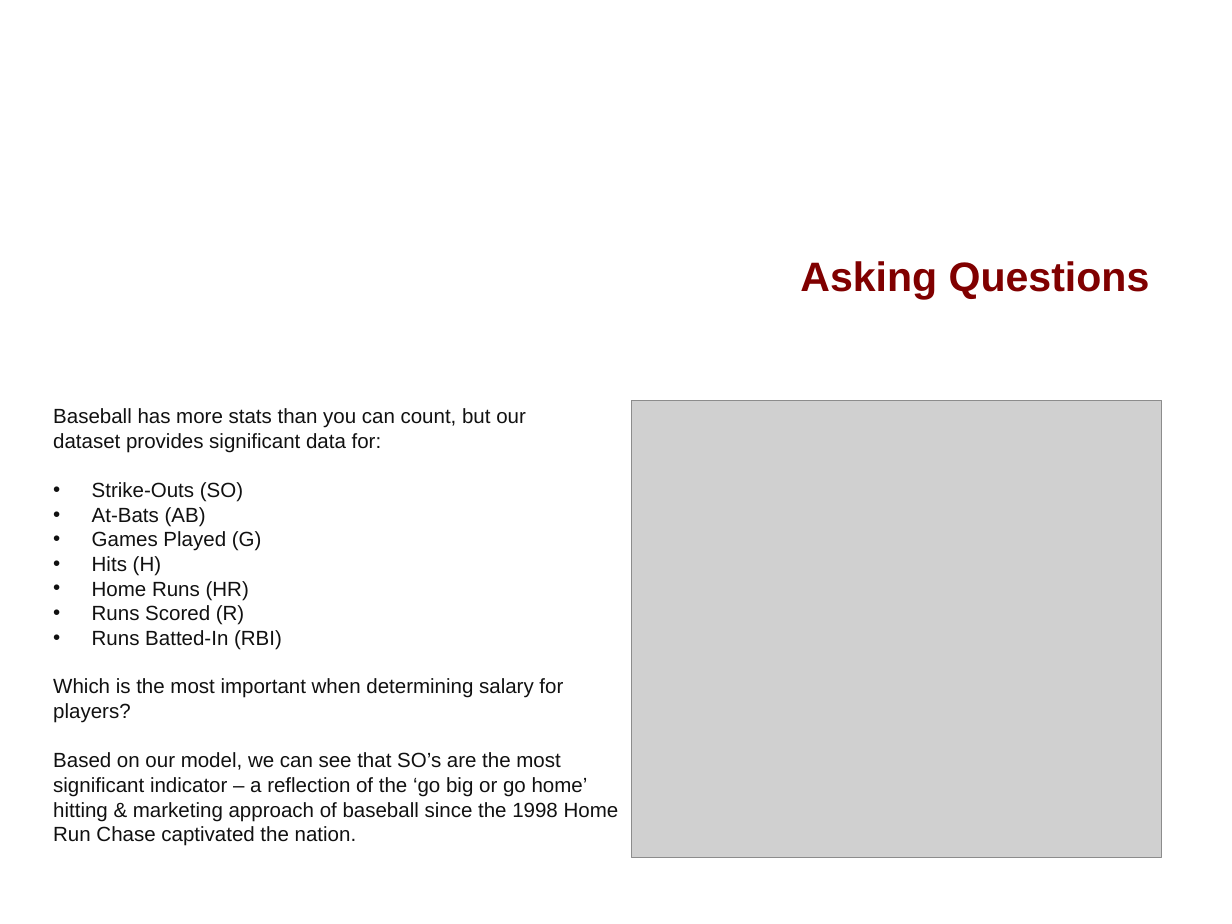
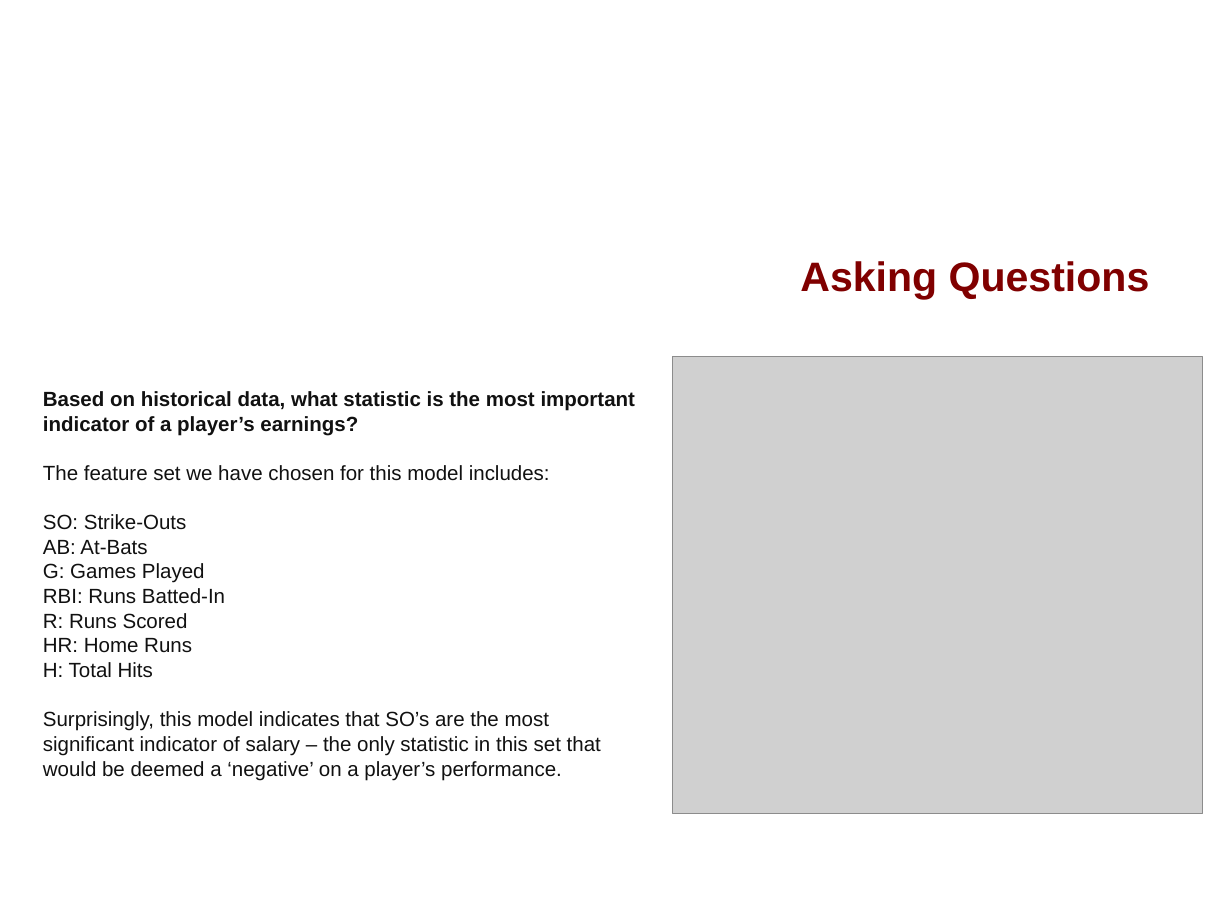
Before and after one commit to davidfashbinder/final_project, a slide deck: slide 9 of Final Presentation.pptx (slide 6 before the commit). Drawn at 1232x924 pixels with LibreOffice and Linux fonts; fonts in the diff are those of the drawing; grey boxes stand for pictures; background and template pictures are left out. Boxes give left, top, right and bottom in pixels: in the first picture for what was removed or moved away, otherwise in the second. Text is boxed around its words. In the diff, an @@ line names an element or a change of style, - is before the commit and + after.

```diff
--- a/Final Presentation.pptx
+++ b/Final Presentation.pptx
@@ picture: place and size @@
-picture at box(632, 400, 1162, 857)
+picture at box(673, 357, 1202, 814)
@@ text at box(43, 391, 636, 780): text changed @@
-Which is the most important when determining salary for players?
-Based on our model, we can see that SO’s are the most significant indicator – a reflection of the ‘go big or go home’ hitting & marketing approach of baseball since the 1998 Home Run Chase captivated the nation.
+Based on historical data, what statistic is the most important indicator of a player’s earnings?
+The feature set we have chosen for this model includes:
+SO: Strike-Outs
+AB: At-Bats
+G: Games Played
+RBI: Runs Batted-In
+R: Runs Scored
+HR: Home Runs
+H: Total Hits
+Surprisingly, this model indicates that SO’s are the most significant indicator of salary – the only statistic in this set that would be deemed a ‘negative’ on a player’s performance.
@@ text removed at box(53, 408, 526, 650) @@
-Baseball has more stats than you can count, but our dataset provides significant data for:
-• Strike-Outs (SO)
-• At-Bats (AB)
-• Games Played (G)
-• Hits (H)
-• Home Runs (HR)
-• Runs Scored (R)
-• Runs Batted-In (RBI)
```
Also in this commit, not shown: 2 other slides changed, 3 slides added, 2 other files.
